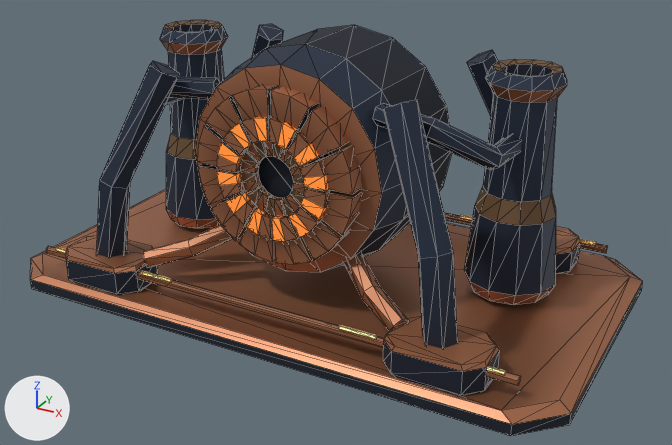
Before and after pictures for a commit that changed the glTF model assets/models/scenery/forge-furnace-bank.glb.
Rendered twice from a camera (50 mm lens) standing at (8.46, -15.09, 8.96) and looking at (0.34, -0.32, 1.57). Every picture has the same lights, and +X, +Y and +Z are marked at lower left. The first picture is the older version. Mesh edges are drawn as thin lines. Vertices at exactly the same position are counted once.

Names of what the first picture shows: 'forge-furnace-bank'.
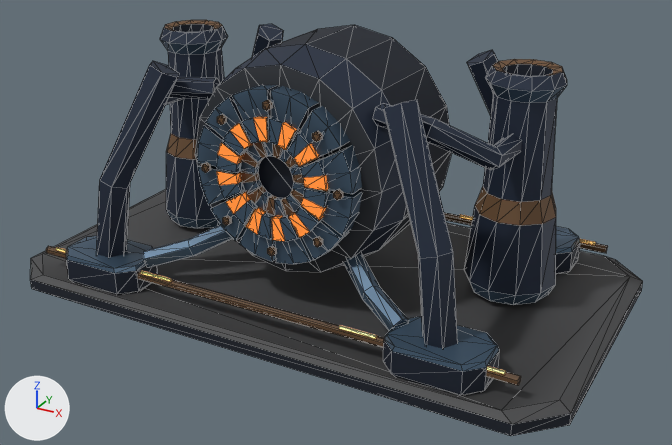
Where the change shows, as pixel boxes (x1, y1, x2, y2) in the pictures (672 x 445 px):
'forge-furnace-bank', surface changed, reshaped
    both: (30, 20, 643, 436)
part 1 of me_forge_furnace_bank, added
    after: (333, 189, 343, 200)
part 2 of me_forge_furnace_bank, added
    after: (312, 131, 323, 142)
part 3 of me_forge_furnace_bank, added
    after: (262, 100, 273, 111)
part 4 of me_forge_furnace_bank, added
    after: (217, 114, 227, 125)
part 5 of me_forge_furnace_bank, added
    after: (201, 162, 211, 173)
part 6 of me_forge_furnace_bank, added
    after: (222, 216, 232, 226)
part 7 of me_forge_furnace_bank, added
    after: (267, 246, 277, 256)
part 8 of me_forge_furnace_bank, added
    after: (313, 237, 323, 247)
part 9 of me_forge_furnace_bank, recoloured
    both: (197, 90, 353, 264)
part 10 of me_forge_furnace_bank, recoloured
    both: (46, 212, 608, 385)
part 11 of me_forge_furnace_bank, recoloured (brown to grey)
    both: (30, 189, 643, 424)
part 12 of me_forge_furnace_bank, recoloured (darker)
    both: (195, 65, 382, 272)

Diff of the bpy script that builds the scene:
```diff
--- a/assets/models/scenery/forge-furnace-bank.glb.py
+++ b/assets/models/scenery/forge-furnace-bank.glb.py
@@ mat_spectral_foundry_hearth_bevel @@
 n2 = _N.new('ShaderNodeMix'); n2.name = 'Mix'
 n2.inputs[0].default_value = 1.0  # 'Factor'
-n2.inputs[7].default_value = (0.429, 0.171, 0.0844, 1.0)  # 'B', brown #af7352
+n2.inputs[7].default_value = (0.0782, 0.136, 0.205, 1.0)  # 'B', blue #4f677d
 n3 = _N.new('ShaderNodeVertexColor'); n3.name = 'Color Attribute'
@@ mat_hearth_perforated_apron @@
+mat_hearth_perforated_apron = bpy.data.materials.new('Hearth perforated apron')
+# nodes: BsdfPrincipled, Mix, OutputMaterial, VertexColor
+# colours: dark grey #515153, mixed with the vertex colours
@@ mat_hearth_blued_steel @@
+mat_hearth_blued_steel = bpy.data.materials.new('Hearth blued steel')
+# nodes: BsdfPrincipled, Mix, OutputMaterial, VertexColor
+# colours: dark grey #3f4248, mixed with the vertex colours
@@ me_forge_furnace_bank @@
 # used by ob_forge_furnace_bank; location = (0.0, 0.0, 0.0)
-me_forge_furnace_bank.from_pydata(...)  # 1106 vertices, 1972 faces; spans x -5.8..5.8, y -3.31..3.31, z 0.0..5.19
+me_forge_furnace_bank.from_pydata(...)  # 1202 vertices, 2132 faces; spans x -5.8..5.8, y -3.31..3.31, z 0.0..5.19
+# me_forge_furnace_bank part 1: a new loose piece, a 6-sided cylinder along y spanning x 1.301..1.459, y -2.18..-2.1, z 2.919..3.101, in mat_heat_resistant_ceramic
+# me_forge_furnace_bank part 2: a new loose piece, a 6-sided cylinder along y spanning x 0.897..1.055, y -2.18..-2.1, z 3.895..4.077, in mat_heat_resistant_ceramic
+# me_forge_furnace_bank part 3: a new loose piece, a 6-sided cylinder along y spanning x -0.079..0.079, y -2.18..-2.1, z 4.299..4.481, in mat_heat_resistant_ceramic
+# me_forge_furnace_bank part 4: a new loose piece, a 6-sided cylinder along y spanning x -1.055..-0.897, y -2.18..-2.1, z 3.895..4.077, in mat_heat_resistant_ceramic
+# me_forge_furnace_bank part 5: a new loose piece, a 6-sided cylinder along y spanning x -1.459..-1.301, y -2.18..-2.1, z 2.919..3.101, in mat_heat_resistant_ceramic
+# me_forge_furnace_bank part 6: a new loose piece, a 6-sided cylinder along y spanning x -1.055..-0.897, y -2.18..-2.1, z 1.943..2.125, in mat_heat_resistant_ceramic
+# me_forge_furnace_bank part 7: a new loose piece, a 6-sided cylinder along y spanning x -0.079..0.079, y -2.18..-2.1, z 1.539..1.721, in mat_heat_resistant_ceramic
+# me_forge_furnace_bank part 8: a new loose piece, a 6-sided cylinder along y spanning x 0.897..1.055, y -2.18..-2.1, z 1.943..2.125, in mat_heat_resistant_ceramic
+# me_forge_furnace_bank part 9: 67 kept faces spanning x -1.63..1.63, y -2.15..-1.64, z 1.38..4.64 get new vertex colours; the middle colour goes from light grey #d5d5d5 to light grey #d3d3d3
+# me_forge_furnace_bank part 10: 40 faces spanning x -5.02..4.98, y -2.86..2.81, z 0.69..0.87 switch from mat_spectral_foundry_hearth_bevel to mat_heat_resistant_ceramic
+# me_forge_furnace_bank part 11: 22 faces spanning x -5.8..5.8, y -3.31..3.31, z 0.32..0.42 switch from mat_spectral_foundry_hearth_bevel to mat_hearth_perforated_apron
+# me_forge_furnace_bank part 12: 78 faces spanning x -1.98..1.98, y -1.8..1.83, z 1.03..4.99 switch from mat_spectral_foundry_hearth_bevel to mat_hearth_blued_steel
 me_forge_furnace_bank.materials.append(mat_spectral_foundry_hearth_substructure)
```
